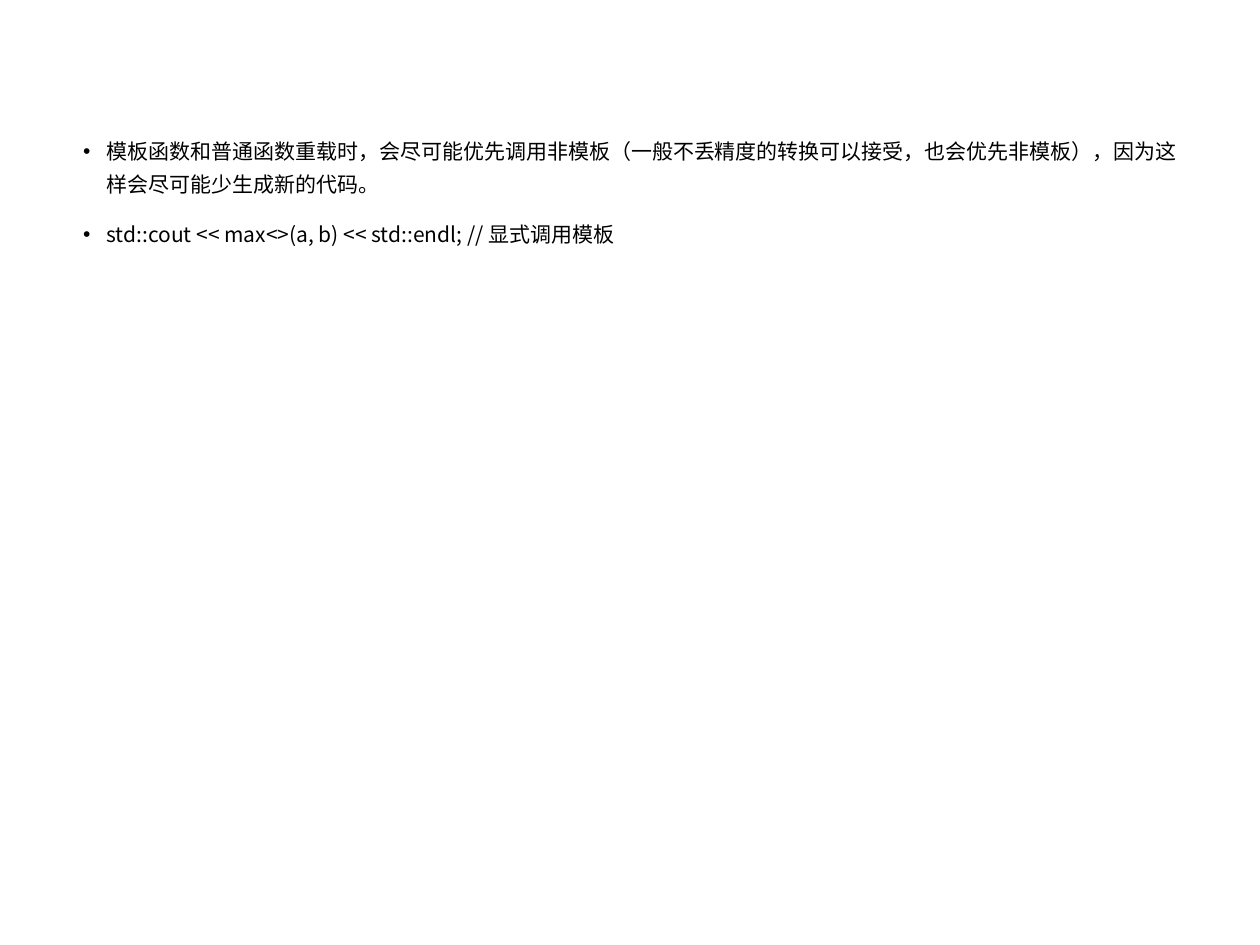
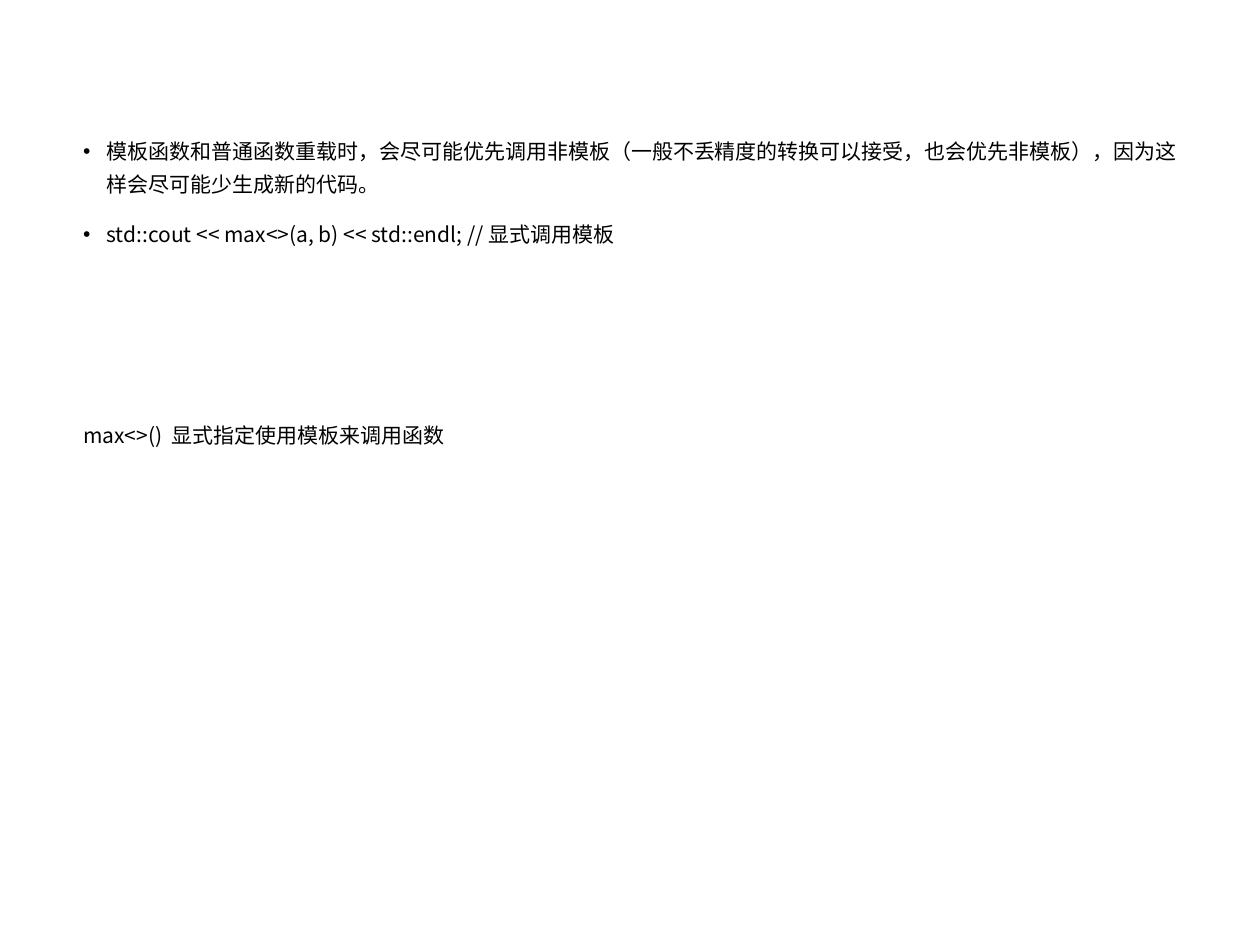
Before and after one commit to pointer1618/projects, a slide deck: slide 21 of lan7/c++11特性.ppt. Drawn at 1260x945 pixels with LibreOffice and Linux fonts; fonts in the diff are those of the drawing; background and template pictures are left out. Boxes give left, top, right and bottom in pixels: in the first picture for what was removed or moved away, otherwise in the second. Text is boxed around its words. In the diff, an @@ line names an element or a change of style, - is before the commit and + after.

```diff
--- a/lan7/c++11特性.ppt
+++ b/lan7/c++11特性.ppt
@@ text at bbox=[83, 425, 445, 447]: paragraph added @@
+max<>() 显式指定使用模板来调用函数
```
Also in this commit, not shown: 9 other slides changed, 4 slides added.
